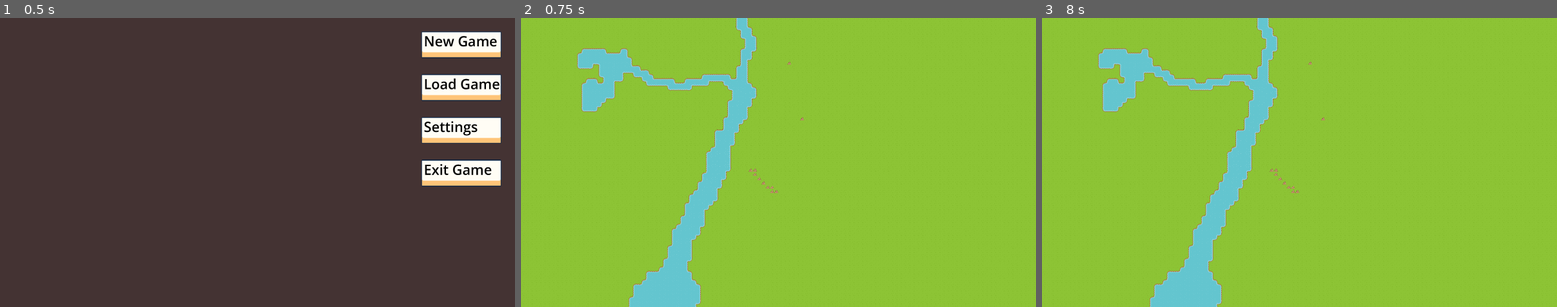
Above: before the commit, frames 1-3 (left to right).
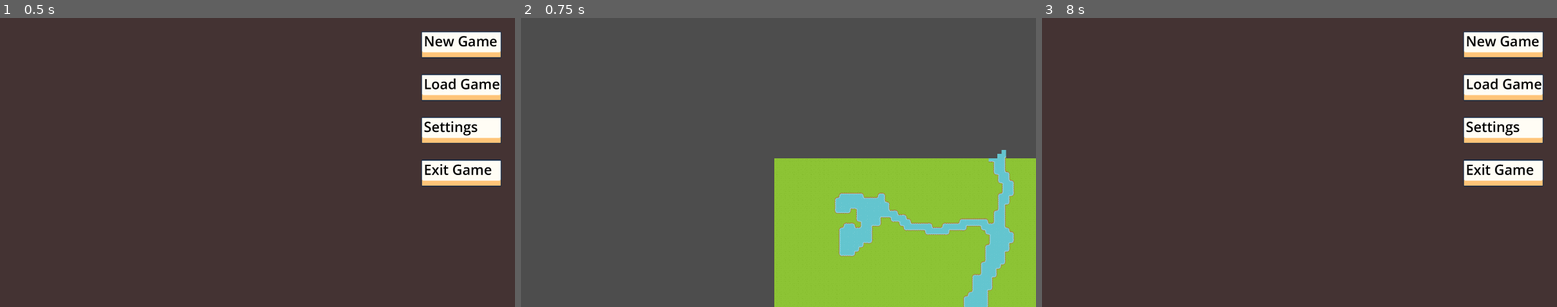
Above: after the commit, the same moments.

Repository: kyomawolf/bannerschlacht-godot
Game: Godot game, scene res://scenes/scene_handler.tscn
Same seed, same stepped clock (60 frames per second), same inputs: the game is played once before the commit and once after it.
Inputs (mouse positions are in pixels of both pictures, inside the frame that each line leads up to):
- Up to frame 1 (0.5 s): no input
- Up to frame 2 (0.75 s): click "New Game" at 0.5 s
- Up to frame 3 (8 s): click (1505, 44) at 1.25 s, where only the run before the commit has a clickable "New Game"; click (1505, 44) at 2 s, where only the run before the commit has a clickable "New Game"; click (1505, 87) at 2.75 s, where only the run before the commit has a clickable "Load Game"; click (1505, 130) at 3.5 s, where only the run before the commit has a clickable "Settings"; move the mouse to (1412, 148) at 4.27 s; tap S (camera_down, bound only after the commit) at 4.35 s; click (1412, 148) at 4.42 s; tap A (camera_left, bound only after the commit) at 4.55, 5.1 s; move the mouse to (1196, 176) at 5.02 s; click (1196, 176) at 5.17 s; tap D (camera_right, bound only after the commit) at 5.3, 5.85 s; move the mouse to (1351, 98) at 5.77 s; click (1351, 98) at 5.92 s; tap W (camera_up, bound only after the commit) at 6.05, 6.6 s; move the mouse to (1273, 220) at 6.52 s; click (1273, 220) at 6.67 s; tap Mouse wheel down (camera_zoom_down, bound only after the co… at 6.8, 7.35 s; move the mouse to (1454, 205) at 7.27 s; click (1454, 205) at 7.42 s; tap Mouse wheel up (camera_zoom_up, bound only after the commit) at 7.55 s; tap Escape at 7.9 s

Frame 1 is identical in both runs. In frame 2, 78% of the frame differs, in the area x 0-100%, y 0-100%; in frame 3, 100%.
Error before the commit: Cannot call method 'queue_free' on a null value. (res://scripts/SampleScene.gd:25)
Error after the commit: Invalid call. Nonexistent function 'get_camera_2d' in base 'Node (SceneHandler.gd)'. (res://scripts/SampleScene.gd:35)

Commit message:
added camera movement and zoom

Diff:
--- a/project.godot
+++ b/project.godot
@@ -19,3 +19,41 @@
 
 window/size/viewport_width=1920
 window/size/viewport_height=1080
+
+[input]
+
+enter_build_mode={
+"deadzone": 0.5,
+"events": [Object(InputEventKey,"resource_local_to_scene":false,"resource_name":"","device":-1,"window_id":0,"alt_pressed":false,"shift_pressed":false,"ctrl_pressed":false,"meta_pressed":false,"pressed":false,"keycode":0,"physical_keycode":0,"key_label":66,"unicode":98,"echo":false,"script":null)
+]
+}
+camera_up={
+"deadzone": 0.5,
+"events": [Object(InputEventKey,"resource_local_to_scene":false,"resource_name":"","device":-1,"window_id":0,"alt_pressed":false,"shift_pressed":false,"ctrl_pressed":false,"meta_pressed":false,"pressed":false,"keycode":0,"physical_keycode":87,"key_label":0,"unicode":119,"echo":false,"script":null)
+]
+}
+camera_down={
+"deadzone": 0.5,
+"events": [Object(InputEventKey,"resource_local_to_scene":false,"resource_name":"","device":-1,"window_id":0,"alt_pressed":false,"shift_pressed":false,"ctrl_pressed":false,"meta_pressed":false,"pressed":false,"keycode":0,"physical_keycode":83,"key_label":0,"unicode":115,"echo":false,"script":null)
+]
+}
+camera_left={
+"deadzone": 0.5,
+"events": [Object(InputEventKey,"resource_local_to_scene":false,"resource_name":"","device":-1,"window_id":0,"alt_pressed":false,"shift_pressed":false,"ctrl_pressed":false,"meta_pressed":false,"pressed":false,"keycode":0,"physical_keycode":65,"key_label":0,"unicode":97,"echo":false,"script":null)
+]
+}
+camera_right={
+"deadzone": 0.5,
+"events": [Object(InputEventKey,"resource_local_to_scene":false,"resource_name":"","device":-1,"window_id":0,"alt_pressed":false,"shift_pressed":false,"ctrl_pressed":false,"meta_pressed":false,"pressed":false,"keycode":0,"physical_keycode":68,"key_label":0,"unicode":100,"echo":false,"script":null)
+]
+}
+camera_zoom_up={
+"deadzone": 0.5,
+"events": [Object(InputEventMouseButton,"resource_local_to_scene":false,"resource_name":"","device":-1,"window_id":0,"alt_pressed":false,"shift_pressed":false,"ctrl_pressed":false,"meta_pressed":false,"button_mask":0,"position":Vector2(0, 0),"global_position":Vector2(0, 0),"factor":1.0,"button_index":4,"pressed":false,"double_click":false,"script":null)
+]
+}
+camera_zoom_down={
+"deadzone": 0.5,
+"events": [Object(InputEventMouseButton,"resource_local_to_scene":false,"resource_name":"","device":-1,"window_id":0,"alt_pressed":false,"shift_pressed":false,"ctrl_pressed":false,"meta_pressed":false,"button_mask":0,"position":Vector2(0, 0),"global_position":Vector2(0, 0),"factor":1.0,"button_index":5,"pressed":false,"double_click":false,"script":null)
+]
+}
--- a/scenes/sample_scene.tscn
+++ b/scenes/sample_scene.tscn
@@ -6,6 +6,8 @@
 [node name="sampleGame" type="Control"]
 layout_mode = 3
 anchors_preset = 0
+offset_left = 1.0
+offset_right = 1.0
 script = ExtResource("1_dj50q")
 metadata/_edit_horizontal_guides_ = []
 
@@ -18,3 +20,5 @@
 tile_set = ExtResource("1_p5m3a")
 format = 2
 layer_0/tile_data = PackedInt32Array(2621499, 3538944, 19, 2621498, 3538944, 19, 2555962, 3538944, 19, 2555961, 3538944, 19, 2490424, 3538944, 19, 2424887, 3538944, 19, 2359350, 3538944, 19, 2293814, 3538944, 19, 2293813, 3538944, 19, 1507393, 3538944, 19, 655422, 3538944, 19)
+
+[node name="Camera2D" type="Camera2D" parent="."]
--- a/scripts/SampleScene.gd
+++ b/scripts/SampleScene.gd
@@ -1,26 +1,55 @@
 extends Control
 
 var build_mode = false
+var speed = 10
 
-# Called when the node enters the scene tree for the first time.
-func _ready():
-	pass # Replace with function body.
+var existing_units = [Vector2i(-1, -1)]
 
 func action_set_unit(tile_id, cell):
-	if !cell:
+	if !(tile_id in existing_units):
 		var tile_node = get_parent().get_node("sampleGame")
 		var new_unit = load("res://ressources/units/base.tscn").instantiate()
 		new_unit.position = tile_id * 16
 		tile_node.add_child(new_unit, true)
-		var index = [0,0]
-		tile_node.get_node("clickable").set_cell(0, tile_id, -1, index, 0)
+		existing_units.append(tile_id)
+		# build_mode = false
+
+func camera_zoom():
+	var cam : Camera2D = get_parent().get_camera_2d()
+	# zoom
+	var input_zoom = Input.get_axis("camera_zoom_up", "camera_zoom_down")
+	var curr_zoom = cam.zoom
+	print(input_zoom)
+	if input_zoom == 0:
+		return
+	elif curr_zoom.x < 1.6 and input_zoom == 1:
+		curr_zoom.x -= 0.1
+	elif curr_zoom.x >= 0.4 and input_zoom == -1:
+		curr_zoom.x += 0.1
+	curr_zoom.y = curr_zoom.x
+	cam.zoom = curr_zoom
+
+
+func movement():
+	var scene_handler = get_parent()
+	var cam : Camera2D = scene_handler.get_camera_2d()
+	# move
+	var input_direction = Input.get_vector("camera_left", "camera_right", "camera_up", "camera_down")
+	var velocity = input_direction * speed
+	cam.move_local_x(velocity[0])
+	cam.move_local_y(velocity[1])
+
+# Called when the node enters the scene tree for the first time.
+func _ready():
+
+	pass # Replace with function body.
 
 
 # Called every frame. 'delta' is the elapsed time since the previous frame.
 func _process(delta):
+	var scene_handler = get_parent()
 	# check for exit game
 	if Input.is_key_pressed(KEY_ESCAPE):
-		var scene_handler = get_parent()
 		scene_handler.print_tree()
 		scene_handler.get_node("sampleGame").queue_free()
 		scene_handler.get_node("MainMenu").set_process(true)
@@ -37,8 +66,12 @@
 		if build_mode:
 			action_set_unit(prop, prop_map.get_cell_tile_data(0, prop))
 	# enter|exit build mode
-	if Input.is_key_pressed(KEY_B):
-		if build_mode:
-			build_mode = false
-		else:
-			build_mode=true
+	if Input.is_action_just_released("enter_build_mode") and build_mode == false:
+		build_mode = true
+	elif Input.is_action_just_released("enter_build_mode") and build_mode == true:
+		build_mode = false
+func _physics_process(_delta):
+	movement()
+
+func _input(_event):
+	camera_zoom()
